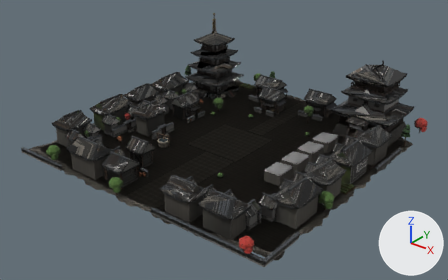
One commit to the glTF model src/assets/map/towns/kingdoms-town-medium-a-japan.glb: the scene before it, then after it.
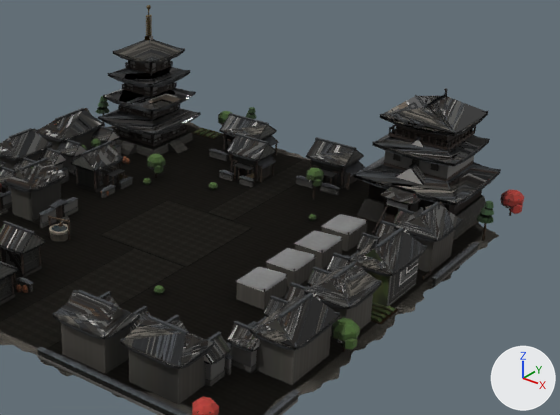
Old and new are each drawn whole from a camera (50 mm lens) standing at (6.99, -8.93, 5.56) and looking at (0.11, -0.34, 0.24) and again close up on the part from 29% to 100% of the width and 4% to 88% of the height. The axes (+X, +Y, +Z) are drawn at lower right. The lights are the same throughout. The older version's two pictures come first. Where no turn or scale is listed for an object, it has been applied to the vertices. Vertices at exactly the same position are counted once.
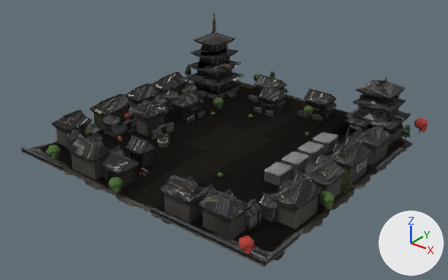
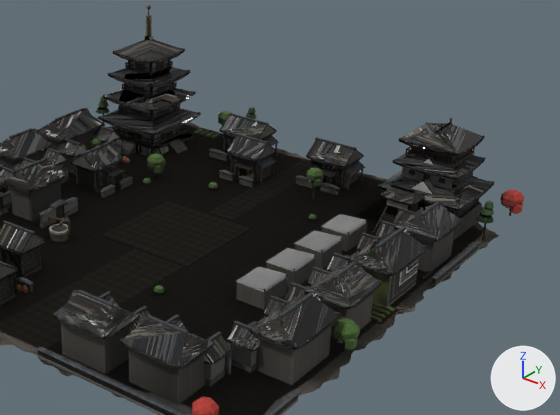
Location of each change, (x1, y1, x2, y2) in pixels of the close-ups (560 x 415 px; the box of a moved part takes in the faces that stretch with it):
'Mesh_2', reshaped
    before: (0, 17, 500, 404)
    after: (0, 17, 494, 412)
part 1 of me_mesh_0, moved or reshaped
    before: (357, 195, 486, 241)
    after: (380, 202, 482, 241)
part 2 of me_mesh_0, added (mostly hidden)
    after: (453, 199, 479, 218)
part 3 of me_mesh_0, moved or reshaped (not visible afterwards)
    before: (431, 163, 439, 171)
part 4 of me_mesh_0, moved or reshaped
    before: (354, 151, 500, 206)
    after: (379, 167, 492, 211)
part 5 of me_mesh_0, moved or reshaped
    before: (397, 169, 423, 185)
    after: (412, 181, 432, 194)
part 6 of me_mesh_0, rebuilt (26% narrower, 44% shorter)
    before: (372, 133, 488, 166)
    after: (399, 138, 484, 156)
part 7 of me_mesh_0, deleted
    before: (368, 88, 501, 215)
part 8 of me_mesh_0, cut back
    before: (381, 113, 488, 185)
    after: (392, 118, 486, 193)
part 9 of me_mesh_1, moved or reshaped
    before: (354, 165, 499, 206)
    after: (378, 171, 491, 211)
part 10 of me_mesh_1, moved or reshaped
    before: (394, 165, 425, 185)
    after: (410, 179, 434, 194)
part 11 of me_mesh_1, moved or reshaped
    before: (373, 135, 489, 166)
    after: (393, 155, 484, 180)
part 12 of me_mesh_1, moved or reshaped
    before: (380, 96, 488, 136)
    after: (400, 123, 483, 156)
part 13 of me_mesh_2, moved or reshaped
    before: (355, 156, 500, 205)
    after: (379, 171, 494, 210)
part 14 of me_mesh_2, moved or reshaped
    before: (372, 134, 489, 166)
    after: (394, 154, 484, 180)
part 15 of me_mesh_2, moved or reshaped
    before: (380, 96, 488, 136)
    after: (399, 123, 484, 156)

The change, as a diff of the scene's bpy script:
```diff
--- a/src/assets/map/towns/kingdoms-town-medium-a-japan.glb.py
+++ b/src/assets/map/towns/kingdoms-town-medium-a-japan.glb.py
@@ me_mesh_0 @@
 # used by ob_mesh_0; location = (-3.012, 3.074, 0.0)
-me_mesh_0.from_pydata(...)  # 17851 vertices, 29577 faces; spans x 0.0..6.04, y -6.09..0.0, z 0.0..1.95
+me_mesh_0.from_pydata(...)  # 17848 vertices, 29577 faces; spans x 0.0..6.04, y -6.09..0.0, z 0.0..1.95
+# me_mesh_0 part 1: the loose piece of 8 vertices spanning x 4.41..5.61, y -1.41..-0.34, z 0.02..0.26 is scaled about its middle by 0.795, then moved by (0.12, 0.0, -0.03)
+# me_mesh_0 part 2: a new loose piece, a box spanning x 4.73..5.54, y -1.23..-0.52, z 0.21..0.45, in mat_town
+# me_mesh_0 part 3: the loose piece of 8 vertices spanning x 5.2..5.29, y -1.23, z 0.78..0.85 is moved by (0.11, -0.01, -0.51)
+# me_mesh_0 part 4: the loose piece of 84 vertices spanning x 4.37..5.65, y -1.46..-0.29, z 0.5..0.95 is scaled about its middle by 0.795, then moved by (0.12, 0.0, -0.15)
+# me_mesh_0 part 5: the loose piece of 6 vertices spanning x 4.77..5.25, y -1.35..-1.34, z 0.56..0.78 is scaled about its middle by (0.795, 0.81, 0.795), then moved by (0.12, 0.1, -0.14)
+# me_mesh_0 part 6: the loose piece of 84 vertices spanning x 4.51..5.52, y -1.34..-0.41, z 0.89..1.29 is rebuilt with 80 vertices and now spans x 4.77..5.5, y -1.22..-0.53, z 0.97..1.15
+# me_mesh_0 part 7: 89 loose pieces with 711 vertices, spanning x 4.37..5.66, y -1.39..-0.28, z 0.27..1.53, are deleted
+# me_mesh_0 part 8: 336 vertices removed from x 4.55..5.47, y -1.34..-0.4, z 0.54..1.45; 968 vertices added at x 4.73..5.54, y -1.25..-0.5, z 0.43..1.22
+# other edits to the shape of me_mesh_0 do not show in these pictures
 me_mesh_0.materials.append(mat_town)
@@ me_mesh_1 @@
 me_mesh_1.from_pydata(...)  # 3372 vertices, 5544 faces; spans x 0.0..6.04, y -6.09..0.0, z 0.0..1.91
 # used by ob_mesh_1; location = (-3.012, 3.074, 0.0)
+# me_mesh_1 part 9: the loose piece of 28 vertices spanning x 4.37..5.65, y -1.46..-0.29, z 0.5..0.95 is scaled about its middle by 0.795, then moved by (0.12, 0.0, -0.15)
+# me_mesh_1 part 10: the loose piece of 24 vertices spanning x 4.75..5.28, y -1.34..-1.05, z 0.54..0.79 is scaled about its middle by 0.795, then moved by (0.12, 0.07, -0.14)
+# me_mesh_1 part 11: the loose piece of 28 vertices spanning x 4.51..5.52, y -1.34..-0.41, z 0.89..1.29 is scaled about its middle by 0.795, then moved by (0.12, 0.0, -0.22)
+# me_mesh_1 part 12: the loose piece of 24 vertices spanning x 4.55..5.47, y -1.31..-0.44, z 1.22..1.45 is scaled about its middle by 0.795, then moved by (0.12, 0.0, -0.27)
 me_mesh_1.materials.append(mat_town)
@@ me_mesh_2 @@
 me_mesh_2.from_pydata(...)  # 525 vertices, 812 faces; spans x 0.01..6.04, y -6.09..0.0, z 0.01..1.95
 # used by ob_mesh_2; location = (-3.012, 3.074, 0.0)
+# me_mesh_2 part 13: the loose piece of 16 vertices spanning x 4.37..5.65, y -1.46..-0.29, z 0.54..0.95 is scaled about its middle by 0.795, then moved by (0.12, 0.0, -0.15)
+# me_mesh_2 part 14: the loose piece of 16 vertices spanning x 4.51..5.52, y -1.34..-0.41, z 0.93..1.29 is scaled about its middle by 0.795, then moved by (0.12, 0.0, -0.23)
+# me_mesh_2 part 15: the loose piece of 12 vertices spanning x 4.55..5.47, y -1.31..-0.44, z 1.27..1.45 is scaled about its middle by 0.795, then moved by (0.12, 0.0, -0.28)
 me_mesh_2.materials.append(mat_town)
```
